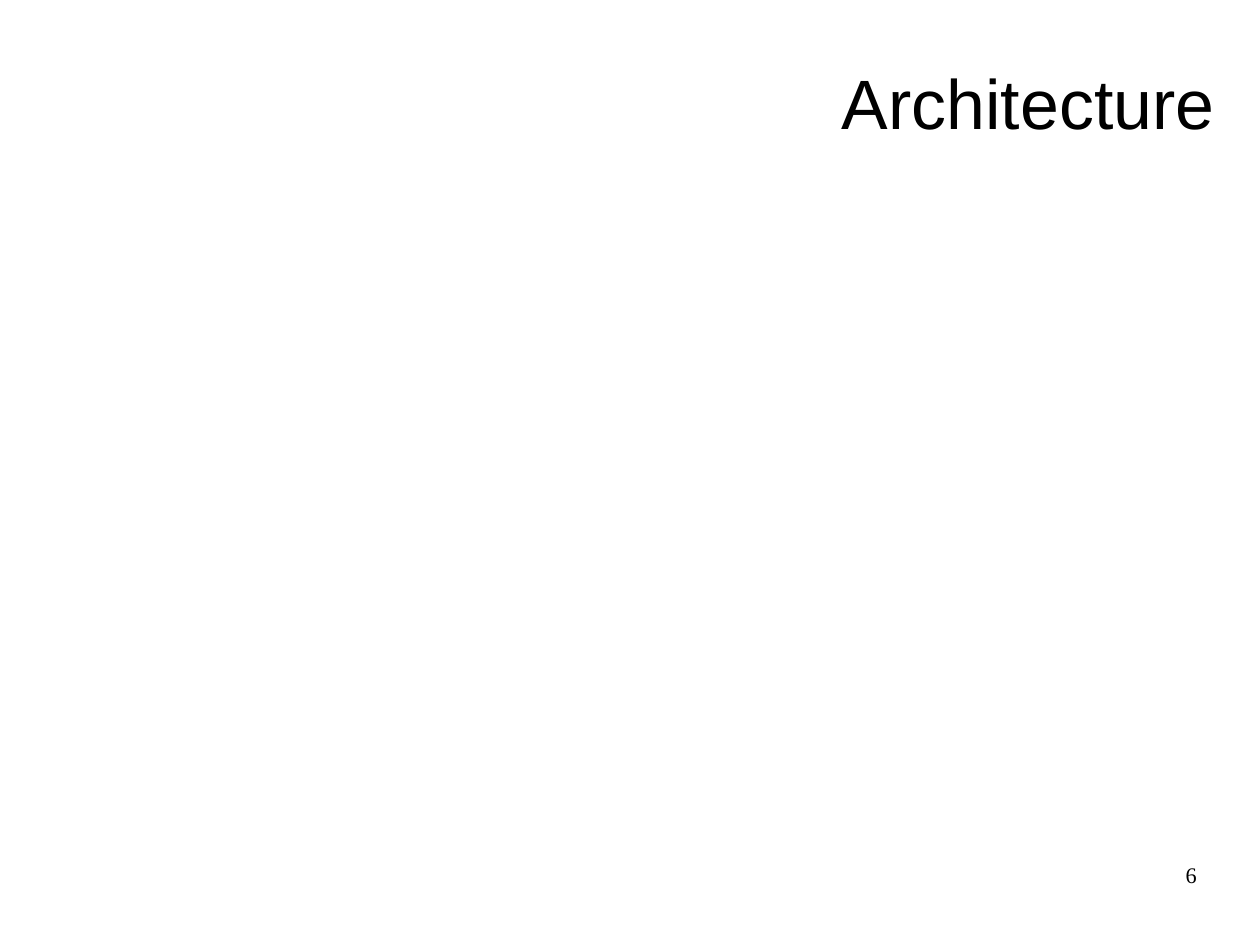
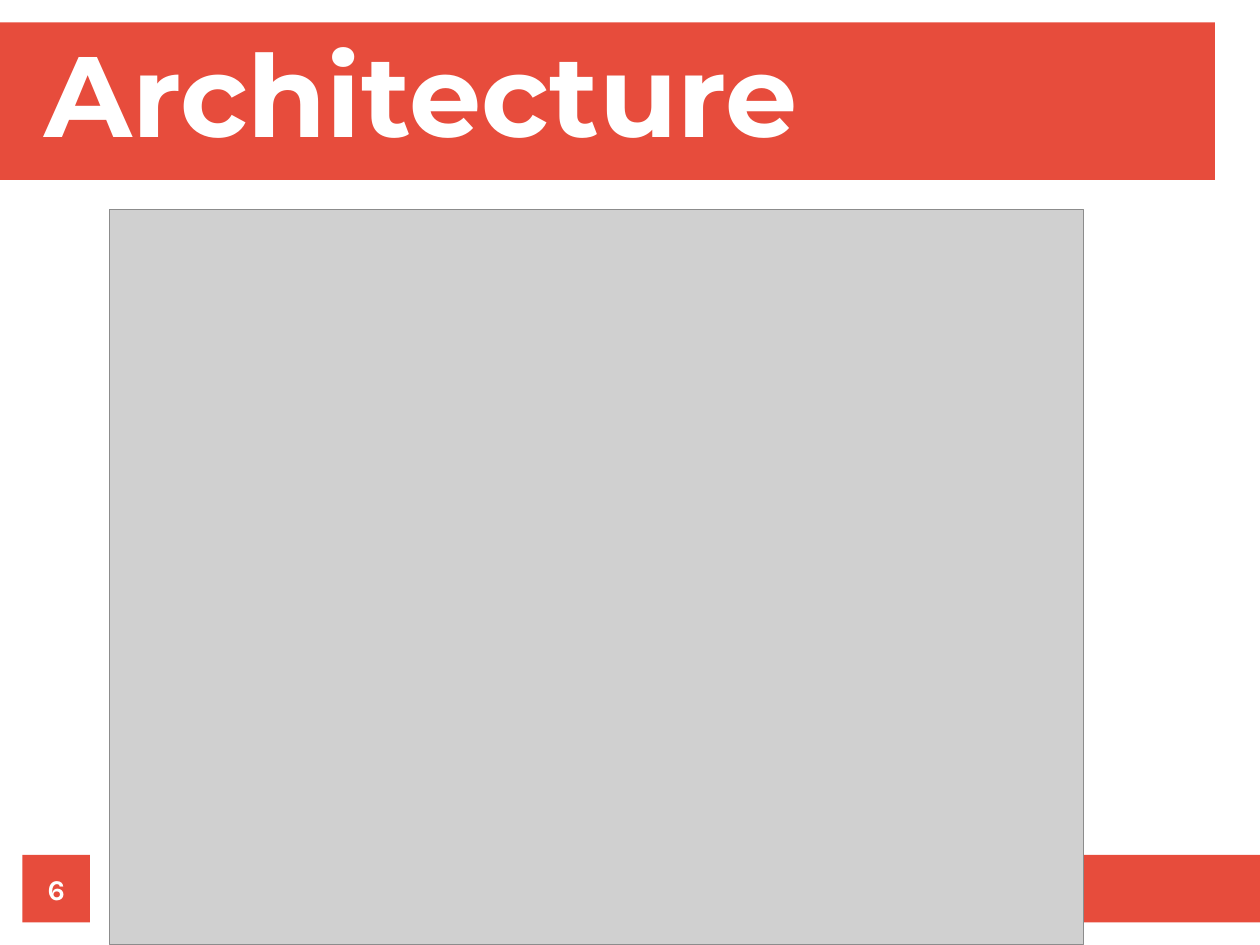
Before and after one commit to dch/bsdcan2017, a slide deck: slide 6 of fm2m.odp. Drawn at 1260x945 pixels with LibreOffice and Linux fonts; fonts in the diff are those of the drawing; grey boxes stand for pictures; background and template pictures are left out. Boxes give left, top, right and bottom in pixels: in the first picture for what was removed or moved away, otherwise in the second. Text is boxed around its words. In the diff, an @@ line names an element or a change of style, - is before the commit and + after.

```diff
--- a/fm2m.odp
+++ b/fm2m.odp
@@ rectangle added at box(0, 23, 1215, 181), fill #E74C3C @@
@@ title "Architecture" at box(45, 47, 798, 138): size 44 to 72 pt, font Arial to Montserrat, text colour #000000 to #FFFFFF, bold on; alignment right to left; vertical alignment middle to bottom @@
@@ picture added at box(110, 210, 1084, 945) @@
@@ page number: place and size @@
-page number at box(1186, 868, 1197, 884)
+page number at box(23, 855, 90, 923)
@@ page number at box(23, 855, 90, 923): size 14 to 18 pt, font Times New Roman to Karla, text colour #000000 to #FFFFFF, bold on; alignment right to centre; vertical alignment top to middle; fill none to #E74C3C @@
@@ rectangle added at box(946, 855, 1260, 923), fill #E74C3C @@
```
Also in this commit, not shown: 4 other slides changed, 4 slides added, 17 other files.
